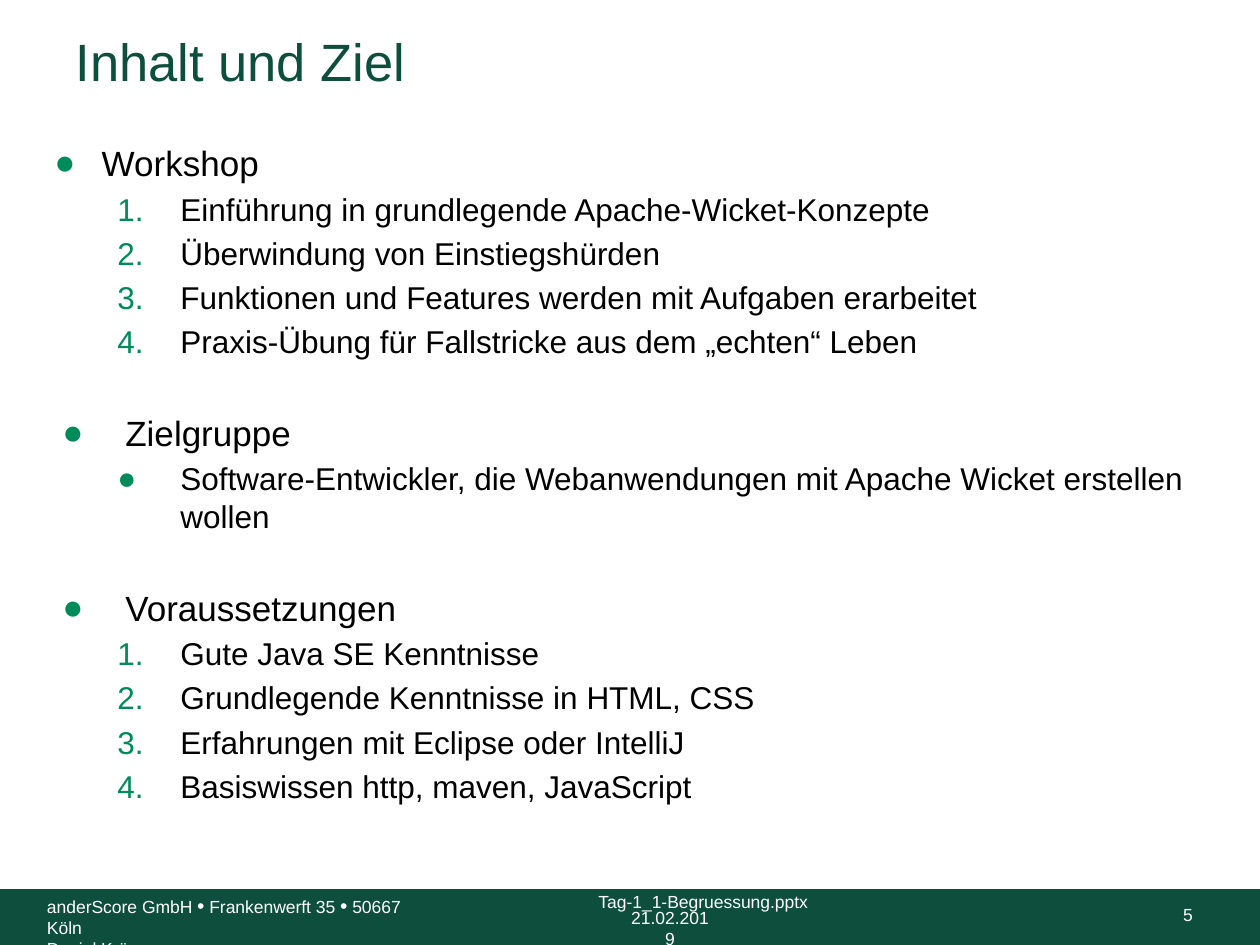
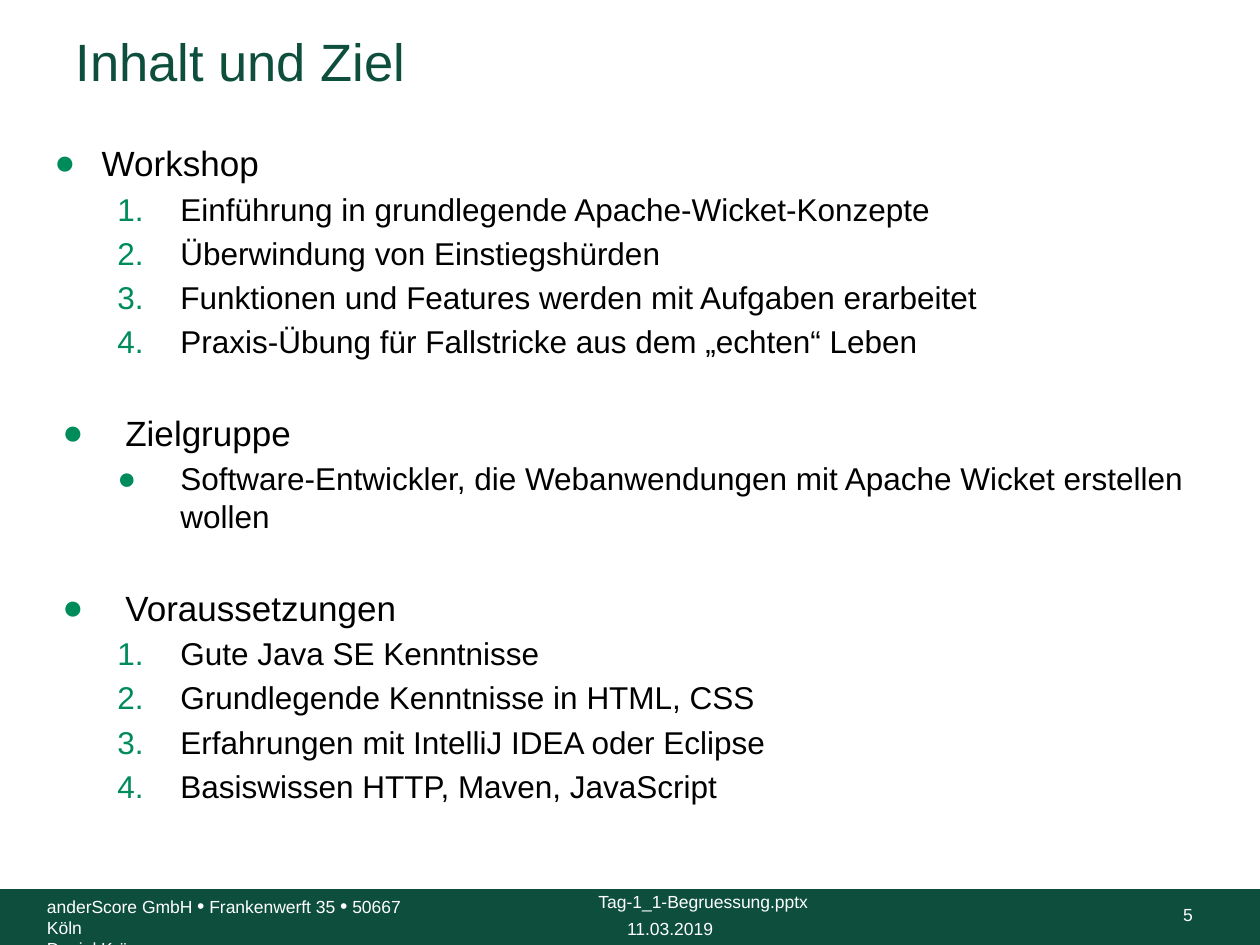
Before and after one commit to anderscore-gmbh/wicket-training, a slide deck: slide 5 of slides/Tag-1_1-Begruessung.pptx. Drawn at 1260x945 pixels with LibreOffice and Linux fonts; fonts in the diff are those of the drawing; background and template pictures are left out. Boxes give left, top, right and bottom in pixels: in the first picture for what was removed or moved away, otherwise in the second. Text is boxed around its words. In the diff, an @@ line names an element or a change of style, - is before the commit and + after.

```diff
--- a/slides/Tag-1_1-Begruessung.pptx
+++ b/slides/Tag-1_1-Begruessung.pptx
@@ text at [180,731,764,804]: text changed @@
-  3. Erfahrungen mit Eclipse oder IntelliJ
-  4. Basiswissen http, maven, JavaScript
+  3. Erfahrungen mit IntelliJ IDEA oder Eclipse
+  4. Basiswissen HTTP, Maven, JavaScript
@@ text at [627,922,713,935]: text changed @@
-21.02.2019
+11.03.2019
```
Also in this commit, not shown: 8 other slides changed.
